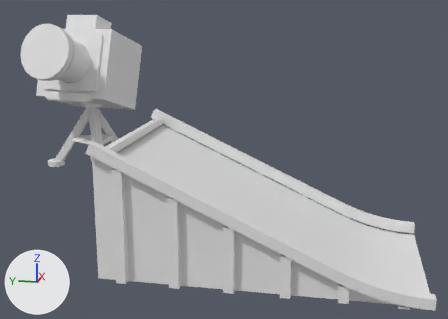
The Blender file tools/memojo.blend as it was, and as the next commit left it.
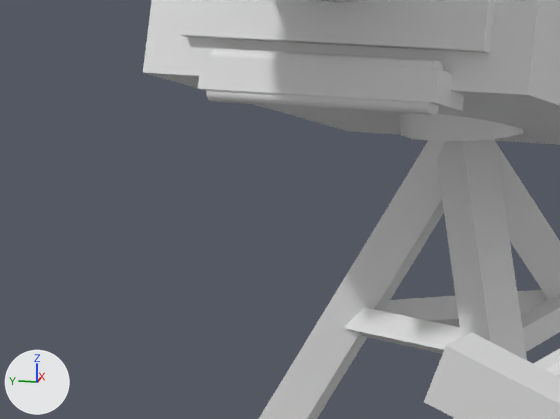
Each version is shown whole from a 50 mm camera at (-8.76, -3.07, 3.2) aimed at (0.71, -1.17, 0.83), then close up on the part from 2% to 24% of the width and 26% to 49% of the height. Lighting does not change. The marker at lower left points along +X, +Y and +Z. The first two pictures are the older version.

The first close-up shows 'dark_body', 'dark_slot', 'frame_rib', 'frame_roller', 'frame_tripod' and 3 more.
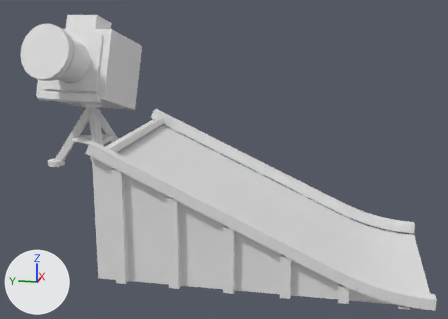
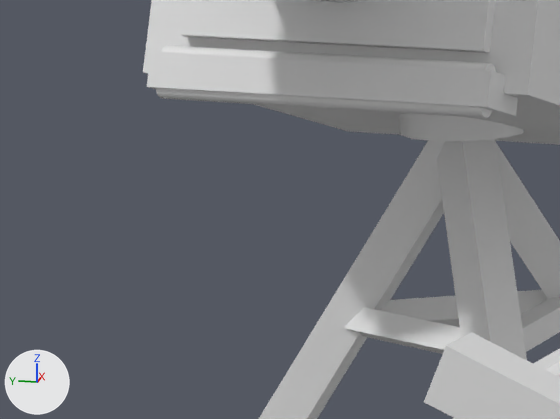
Commit message: tweak: bigger memojo photo + upside-down

What changed in the scene script:
```text
Change me_dark_slot:
    used by ob_dark_slot; location = (0.0, 0.0, 0.0)
    remove me_dark_slot.from_pydata(...)  # 8 vertices, 6 faces; spans x 1.96..2.298, y 1.622..2.561, z 1.462..1.619
    add me_dark_slot.from_pydata(...)  # 8 vertices, 6 faces; spans x 1.922..2.336, y 1.423..2.759, z 1.456..1.625
    me_dark_slot part 1
    me_dark_slot.vertices[0].co: (2.12, 1.627, 1.462) -> (2.092, 1.429, 1.456)  # pixel (462, 111) -> pixel (515, 116)
    me_dark_slot.vertices[1].co: (2.153, 1.622, 1.567) -> (2.128, 1.423, 1.571)
    me_dark_slot.vertices[2].co: (1.96, 1.653, 1.514) -> (1.922, 1.456, 1.51)  # pixel (434, 102) -> pixel (487, 107)
    me_dark_slot.vertices[3].co: (1.993, 1.647, 1.619) -> (1.958, 1.45, 1.625)  # pixel (438, 69) -> pixel (491, 70)
    me_dark_slot.vertices[4].co: (2.266, 2.535, 1.462) -> (2.3, 2.732, 1.456)
    me_dark_slot.vertices[5].co: (2.298, 2.53, 1.567) -> (2.336, 2.727, 1.571)
    me_dark_slot.vertices[6].co: (2.106, 2.561, 1.514) -> (2.131, 2.759, 1.51)  # pixel (197, 88) -> pixel (146, 86)
    me_dark_slot.vertices[7].co: (2.138, 2.556, 1.619) -> (2.167, 2.754, 1.625)  # pixel (201, 56) -> pixel (150, 51)
Change me_frame_roller:
    used by ob_frame_roller; location = (0.0, 0.0, 0.0)
    remove me_frame_roller.from_pydata(...)  # 40 vertices, 24 faces; spans x 1.969..2.205, y 1.665..2.531, z 1.467..1.641
    add me_frame_roller.from_pydata(...)  # 40 vertices, 24 faces; spans x 1.937..2.237, y 1.468..2.728, z 1.467..1.641
    me_frame_roller part 2: the whole mesh is multiplied about its middle by the matrix ((1.012, 0.073, 0.0), (0.073, 1.454, 0.0), (0.0, 0.0, 1.0))
```

Pixel boxes (x1, y1, x2, y2) of what changed, in the close-ups (560 x 419 px):
'dark_slot', reshaped (39% wider, 16% taller): before (198, 56, 464, 111); after (147, 52, 518, 116)
'frame_roller', reshaped (43% wider, 9% taller): before (206, 48, 443, 115); after (156, 45, 496, 118)
